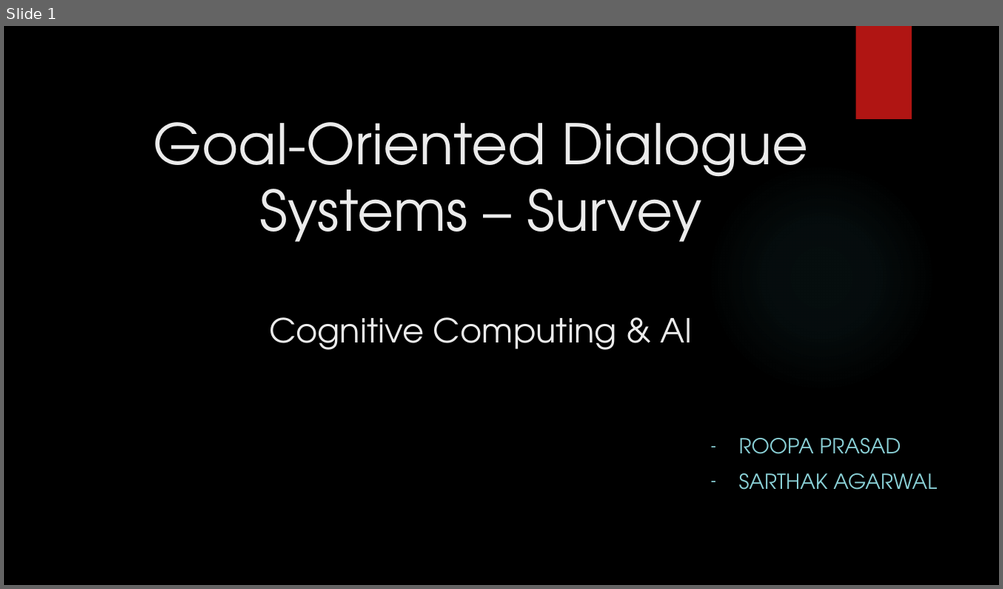
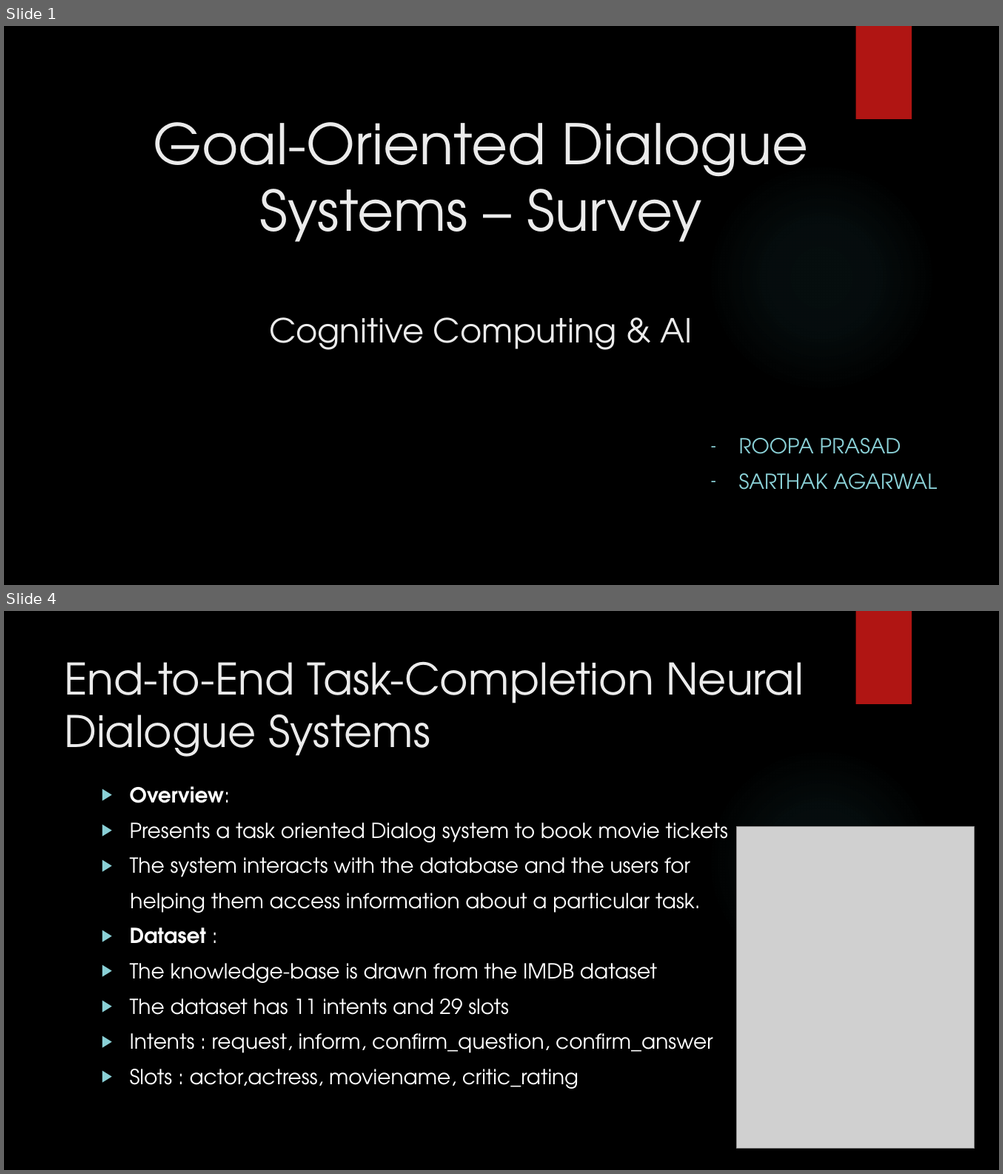
Before and after one commit to agsarthak/Goal-oriented-Dialogue-Systems, a slide deck: Presentation.pptx. Shown one above the other, each under a label of ours: slide 1 before the commit, slides 1 and 4 after it; the slides between them are not shown. The pictures are 1003x589 and 1003x1174 pixels, drawn with LibreOffice and Linux fonts; fonts in the diff are those of the drawing; grey boxes stand for pictures; background and template pictures are left out. Boxes give left, top, right and bottom in pixels: in the first picture for what was removed or moved away, otherwise in the second. Text is boxed around its words. In the diff, an @@ line names an element or a change of style, - is before the commit and + after.

```diff
--- a/Presentation.pptx
+++ b/Presentation.pptx
@@ slide 4 added at [4, 611, 999, 1170], background picture (left out); not listed: 2 template elements that a slide beside it also shows @@
@@ title added at [64, 661, 802, 757], 42 pt, text #EBEBEB @@
+End-to-End Task-Completion Neural Dialogue Systems
@@ text added at [130, 786, 728, 1089], 20 pt, text #FFFFFF @@
+▶ Overview:
+▶ Presents a task oriented Dialog system to book movie tickets
+▶ The system interacts with the database and the users for
+helping them access information about a particular task.
+▶ Dataset :
+▶ The knowledge-base is drawn from the IMDB dataset
+▶ The dataset has 11 intents and 29 slots
+▶ Intents : request, inform, confirm_question, confirm_answer
+▶ Slots : actor,actress, moviename, critic_rating
@@ picture added at [737, 826, 975, 1149] @@
```
Also in this commit, not shown: 4 slides changed, 10 other slides added, 1 slide removed, 2 other files.
